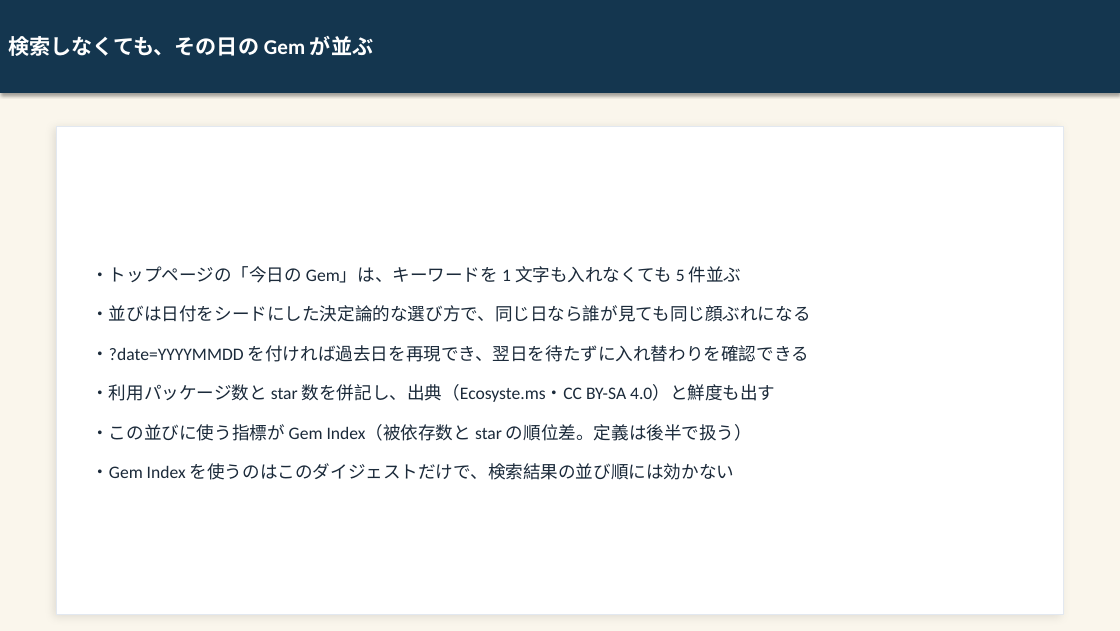
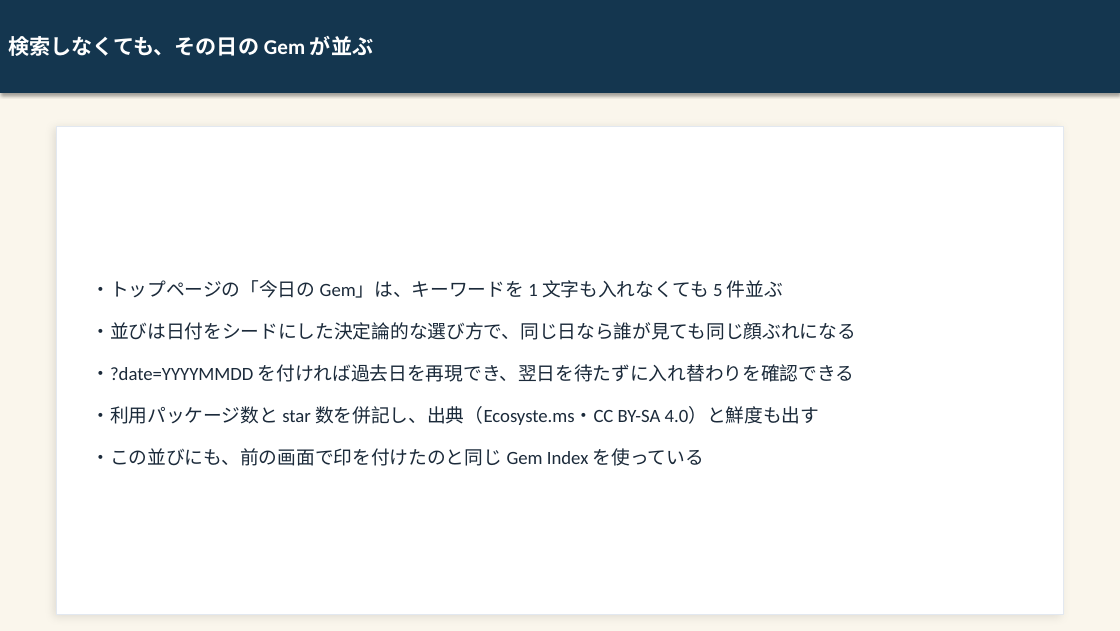
Before and after one commit to kai-kou/gem-hunter, a slide deck: slide 4 of content/slides/project-explanation-20260822/output/gem-hunter_text.pptx (slide 3 before the commit). Drawn at 1120x631 pixels with LibreOffice and Linux fonts; fonts in the diff are those of the drawing. Boxes give left, top, right and bottom in pixels: in the first picture for what was removed or moved away, otherwise in the second. Text is boxed around its words. In the diff, an @@ line names an element or a change of style, - is before the commit and + after.

Commit message:
docs: プロジェクト解説スライドを最新の実装・仕様へ追随させる（19 → 21 枚） (#538)
SP-17〜SP-19 以降の実装に合わせて解説スライドを 21 枚へ改訂した。前半に Gem 一覧の実 UI、撤去スライドの直後に「母集団を広げたら、撤去の根拠が消えた」を追加し、GitHub Actions の線引き・検査項目数・ポート数・マージ済み PR 件数・被依存数の取得元・健全性指標の実態を現状値へ直した。実 UI キャプチャ 3 枚と生成画像 10 枚を作り直し、補足ドキュメント（slide-guide.md / README.md / references/）も同じ差分で更新している。

Closes #517

```diff
--- a/content/slides/project-explanation-20260822/output/gem-hunter_text.pptx
+++ b/content/slides/project-explanation-20260822/output/gem-hunter_text.pptx
@@ text at <box>91,280,856,425</box>: size 15 to 16 pt in "・トップページの「今日の Gem」は、キーワードを 1 文字も入れなくても 5 件並ぶ", "・並びは日付をシードにした決定論的な選び方で、同じ日なら誰が見ても同じ顔ぶれになる", "・?date=YYYYMMDD を付ければ過去日を再現でき、翌日を待たずに入れ替わりを確認できる", "・利用パッケージ数と star 数を併記し、出典（Ecosyste.ms・CC BY-SA 4.0）と鮮度も出す" @@
@@ text at <box>91,448,704,466</box>: text changed; size 15 to 16 pt @@
-・この並びに使う指標が Gem Index（被依存数と star の順位差。定義は後半で扱う）
-・Gem Index を使うのはこのダイジェストだけで、検索結果の並び順には効かない
+・この並びにも、前の画面で印を付けたのと同じ Gem Index を使っている
```
Also in this commit, not shown: 11 other slides changed, 2 slides added, 42 other files.
